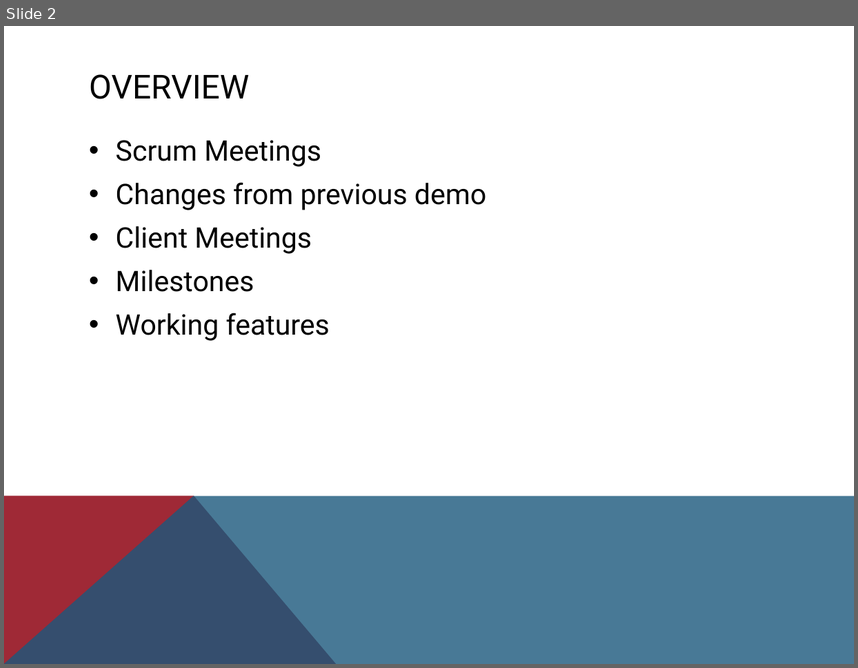
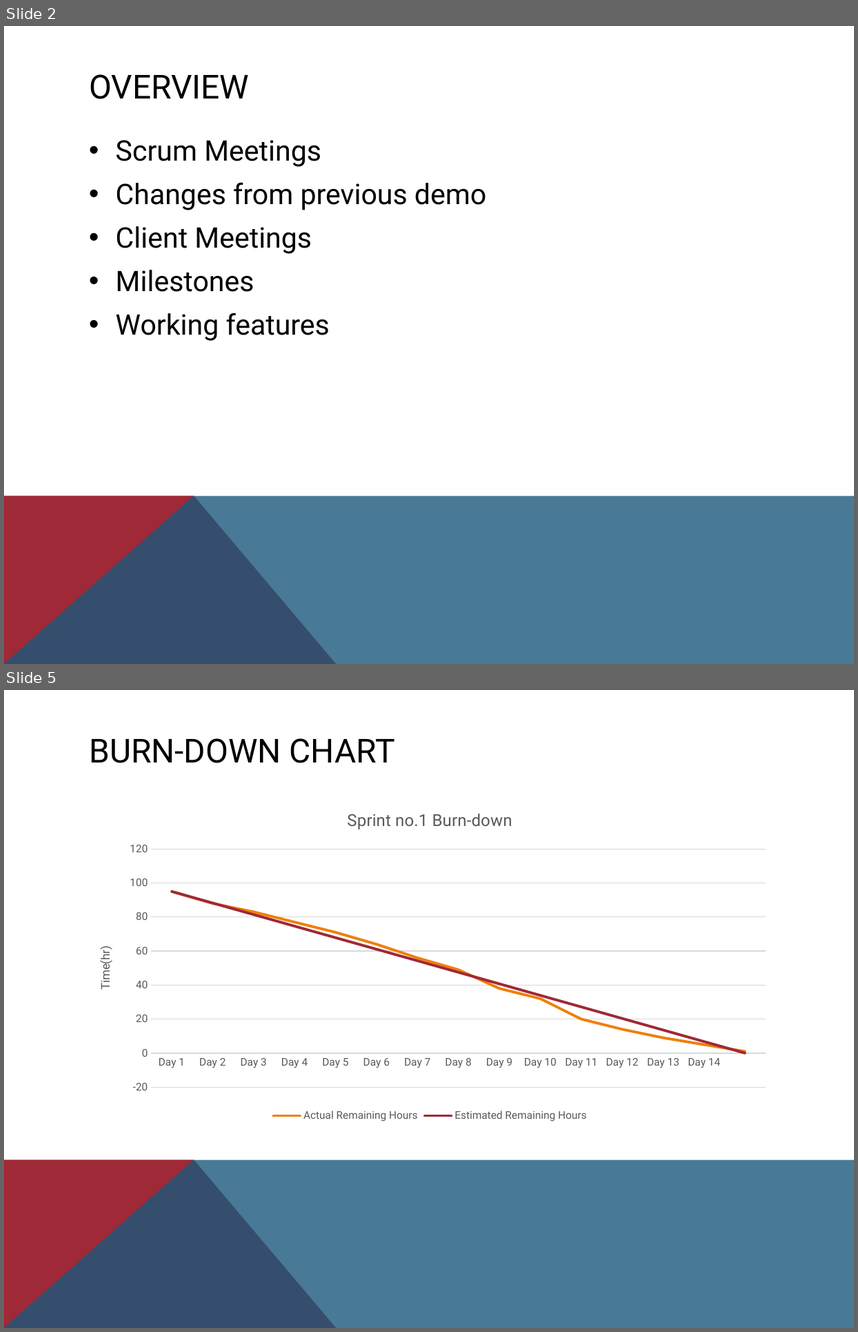
Before and after one commit to Coeus2016/GeospatialDataProcessorVisualiser_documentation, a slide deck: demos/Demo 2 - COEUS.pptx. Shown one above the other, each under a label of ours: slide 2 before the commit, slides 2 and 5 after it; the slides between them are not shown. The pictures are 858x668 and 858x1332 pixels, drawn with LibreOffice and Linux fonts; fonts in the diff are those of the drawing. Boxes give left, top, right and bottom in pixels: in the first picture for what was removed or moved away, otherwise in the second. Text is boxed around its words. In the diff, an @@ line names an element or a change of style, - is before the commit and + after.

Commit message:
Added the burn down chart to the presentation

```diff
--- a/demos/Demo 2 - COEUS.pptx
+++ b/demos/Demo 2 - COEUS.pptx
@@ slide 5 added at (4, 690, 854, 1328), background #FFFFFF; not listed: 2 template elements that a slide beside it also shows @@
@@ title added at (89, 738, 395, 763), 28 pt, text #000000 @@
+BURN-DOWN CHART
@@ line chart added at (81, 795, 780, 1125) @@
+title "Sprint no.1 Burn-down "
+categories: Day 1, Day 2, Day 3, Day 4, Day 5, Day 6, Day 7, Day 8, Day 9, Day 10, Day 11, Day 12, Day 13, Day 14
+Actual Remaining Hours: 95, 88, 83, 77, 71, 64, 56, 49, 38, 32, 20, 14, 9, 5, 1
+Estimated Remaining Hours: 95, 88, 81, 75, 68, 61, 54, 47, 41, 34, 27, 20, 14, 7, 0
```
Also in this commit, not shown: 5 other slides added.
